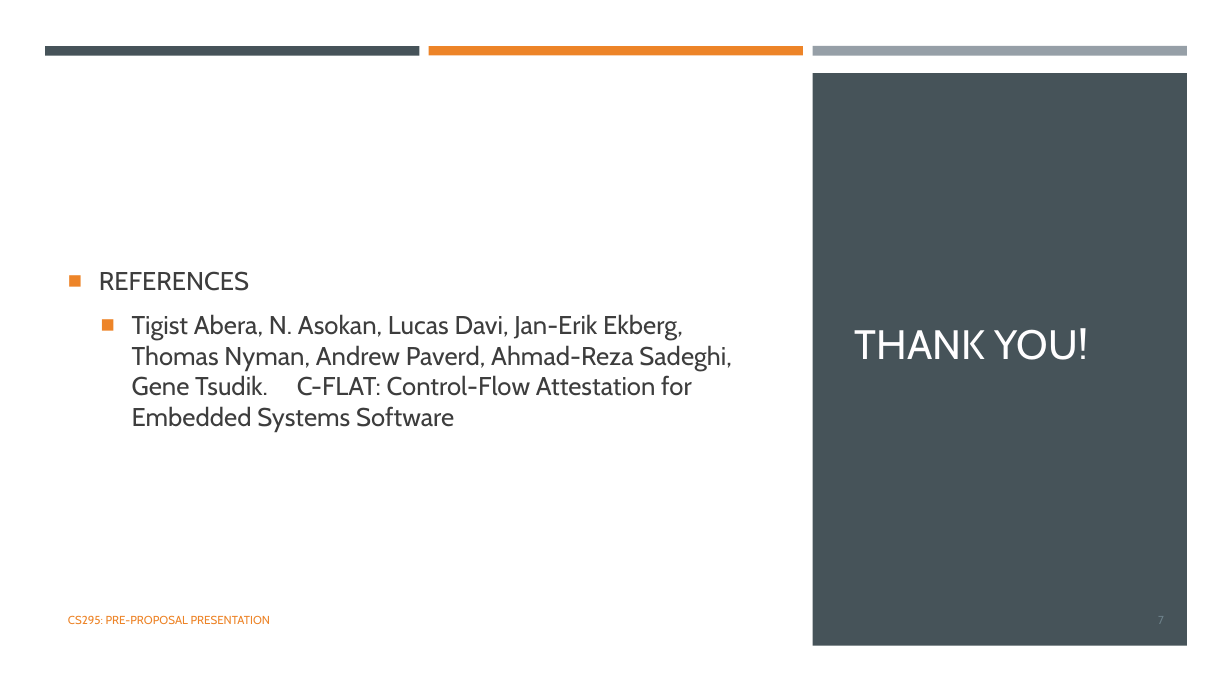
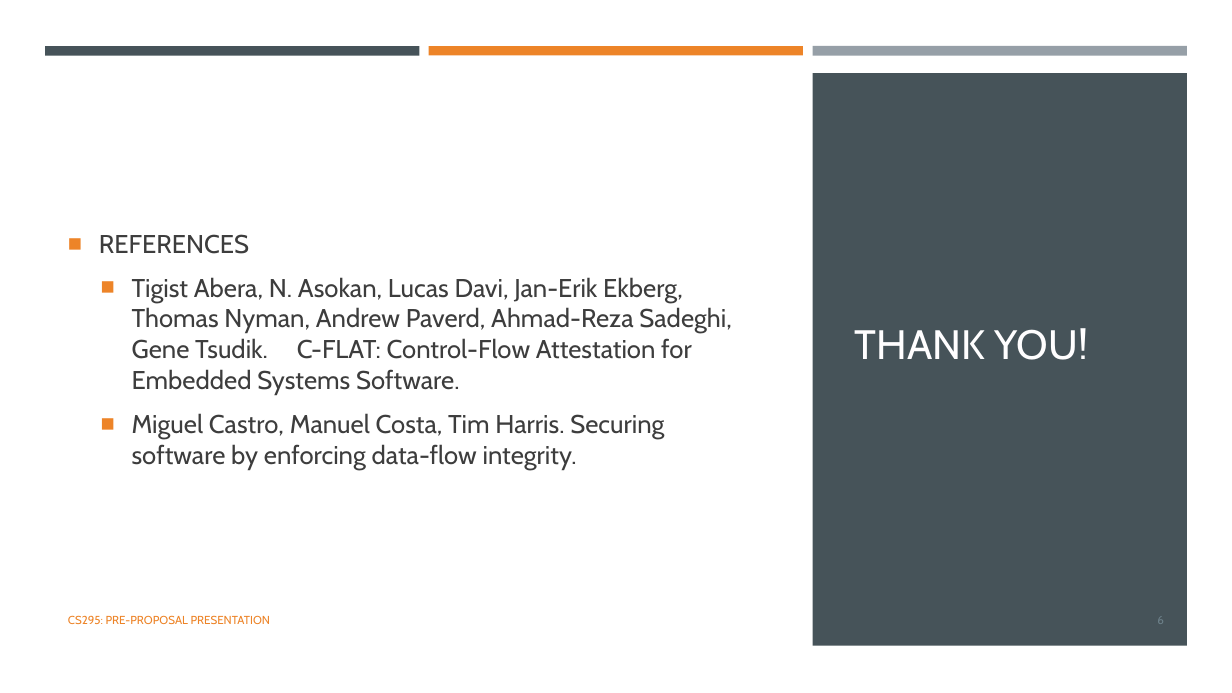
Before and after one commit to sashidhar-jakkamsetti/uci.cs295, a slide deck: slide 6 of dfa.pptx (slide 7 before the commit). Drawn at 1232x693 pixels with LibreOffice and Linux fonts; fonts in the diff are those of the drawing. Boxes give left, top, right and bottom in pixels: in the first picture for what was removed or moved away, otherwise in the second. Text is boxed around its words. In the diff, an @@ line names an element or a change of style, - is before the commit and + after.

```diff
--- a/dfa.pptx
+++ b/dfa.pptx
@@ text at [132, 277, 731, 469]: text changed @@
-  ■ Tigist Abera, N. Asokan, Lucas Davi, Jan-Erik Ekberg, Thomas Nyman, Andrew Paverd, Ahmad-Reza Sadeghi, Gene Tsudik. C-FLAT: Control-Flow Attestation for Embedded Systems Software
+  ■ Tigist Abera, N. Asokan, Lucas Davi, Jan-Erik Ekberg, Thomas Nyman, Andrew Paverd, Ahmad-Reza Sadeghi, Gene Tsudik. C-FLAT: Control-Flow Attestation for Embedded Systems Software.
+  ■ Miguel Castro, Manuel Costa, Tim Harris. Securing software by enforcing data-flow integrity.
@@ page number at [1157, 620, 1164, 624]: text changed @@
-7
+6
```
Also in this commit, not shown: 4 other slides changed, 1 slide removed, 1 other file.
